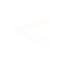
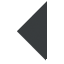
Comparing the layer stacks of the two 64 x 64 images. Changes:
added layer "Layer 4" above "Layer 3" over [17, 1, 47, 61]
hid "V" over [15, 16, 49, 47]
